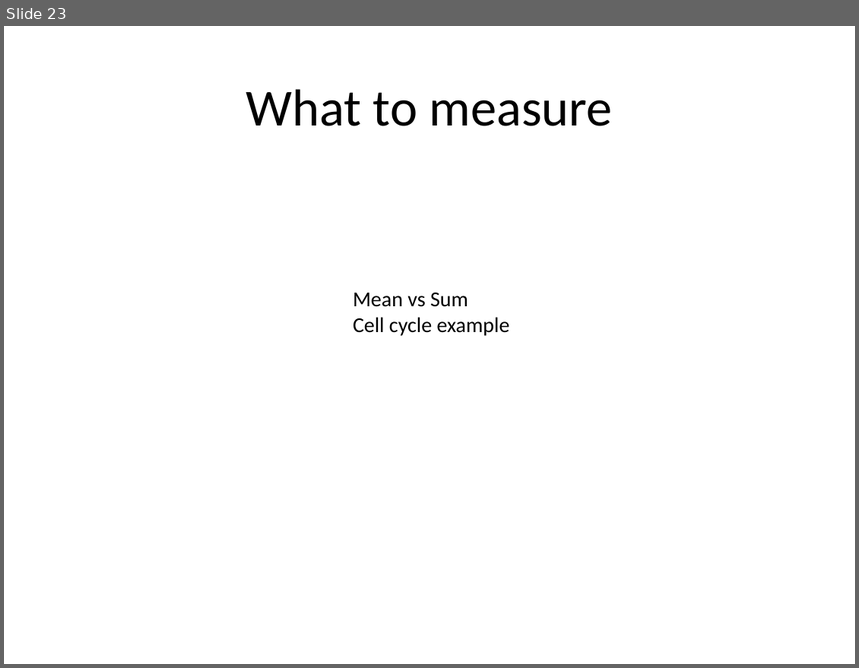
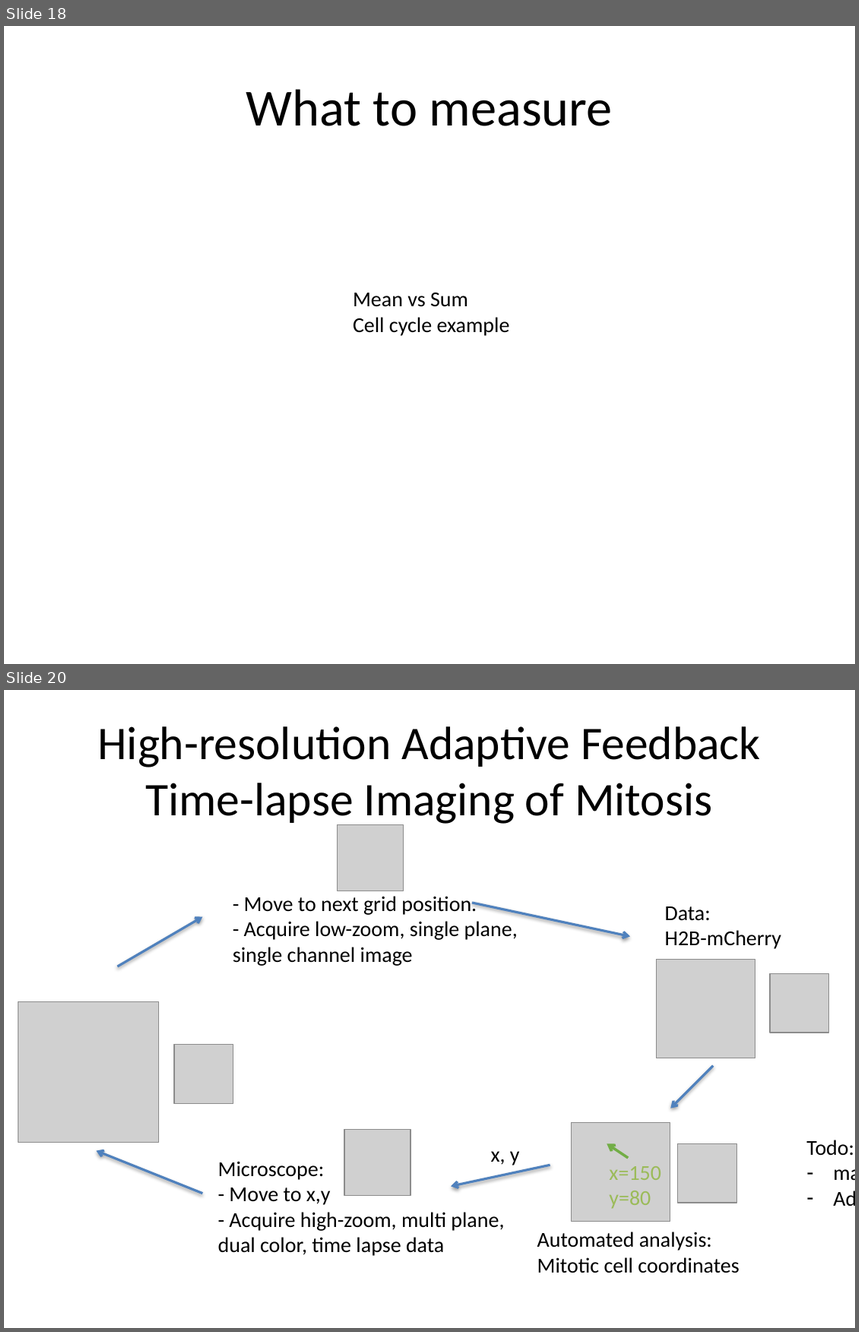
Before and after one commit to tischi/talk-2016-ASCB, a slide deck: 2016-12-07--Tischi--ASCB--ZEISS.pptx. Shown one above the other, each under a label of ours: slide 23 before the commit, slides 18 and 20 after it; the slides between them are not shown. The pictures are 859x668 and 859x1332 pixels, drawn with LibreOffice and Linux fonts; fonts in the diff are those of the drawing; grey boxes stand for pictures. Boxes give left, top, right and bottom in pixels: in the first picture for what was removed or moved away, otherwise in the second. Text is boxed around its words. In the diff, an @@ line names an element or a change of style, - is before the commit and + after.

```diff
--- a/2016-12-07--Tischi--ASCB--ZEISS.pptx
+++ b/2016-12-07--Tischi--ASCB--ZEISS.pptx
@@ slide 20 added at box(4, 690, 855, 1328), background #FFFFFF @@
@@ title added at box(98, 726, 761, 827), 39.6 pt, text #000000 @@
+High-resolution Adaptive Feedback Time-lapse Imaging of Mitosis
@@ picture added at box(338, 825, 404, 891) @@
@@ arrow added from (117, 967) to (202, 917), #4F81BD 2 pt @@
@@ text added at box(233, 896, 518, 966), 18 pt, text #000000 @@
+- Move to next grid position.
+- Acquire low-zoom, single plane,
+single channel image
@@ arrow added from (472, 903) to (630, 937), #4F81BD 2 pt @@
@@ text added at box(665, 907, 781, 949), 18 pt, text #000000 @@
+Data:
+H2B-mCherry
@@ picture added at box(657, 960, 756, 1059) @@
@@ picture added at box(770, 973, 829, 1032) @@
@@ picture added at box(18, 1002, 159, 1143) @@
@@ picture added at box(174, 1045, 233, 1103) @@
@@ arrow added from (713, 1066) to (671, 1109), #4F81BD 2 pt @@
@@ picture added at box(572, 1122, 671, 1221) @@
@@ picture added at box(344, 1130, 411, 1196) @@
@@ arrow added from (628, 1158) to (607, 1144), #72AD46 2.25 pt @@
@@ picture added at box(678, 1144, 737, 1202) @@
@@ text added at box(807, 1140, 854, 1155), 18 pt, text #000000 @@
+Todo:
+– make images gray-scale
+– Add microscope icon
@@ arrow added from (202, 1194) to (96, 1151), #4F81BD 2 pt @@
@@ text added at box(218, 1161, 504, 1256), 18 pt, text #000000 @@
+Microscope:
+- Move to x,y
+- Acquire high-zoom, multi plane,
+dual color, time lapse data
@@ arrow added from (550, 1165) to (451, 1186), #4F81BD 2 pt @@
@@ text added at box(491, 1151, 520, 1166), 18 pt, text #000000 @@
+x, y
@@ text added at box(609, 1167, 661, 1209), 18 pt, text #9BBB59 @@
+x=150
+y=80
@@ text added at box(538, 1232, 739, 1274), 18 pt, text #000000 @@
+Automated analysis:
+Mitotic cell coordinates
@@ what was slide 23 is now slide 18 @@
```
Also in this commit, not shown: 1 slide changed, 4 other slides added, 3 slides removed.
